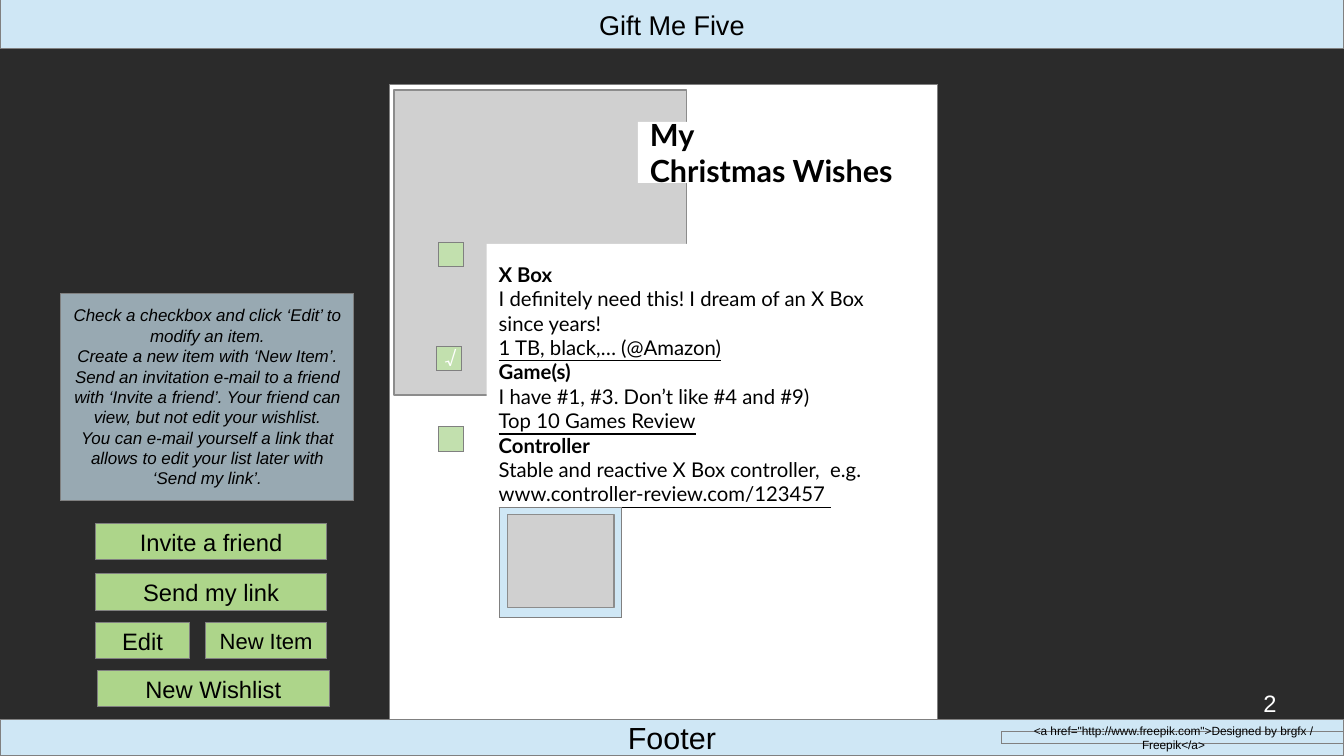
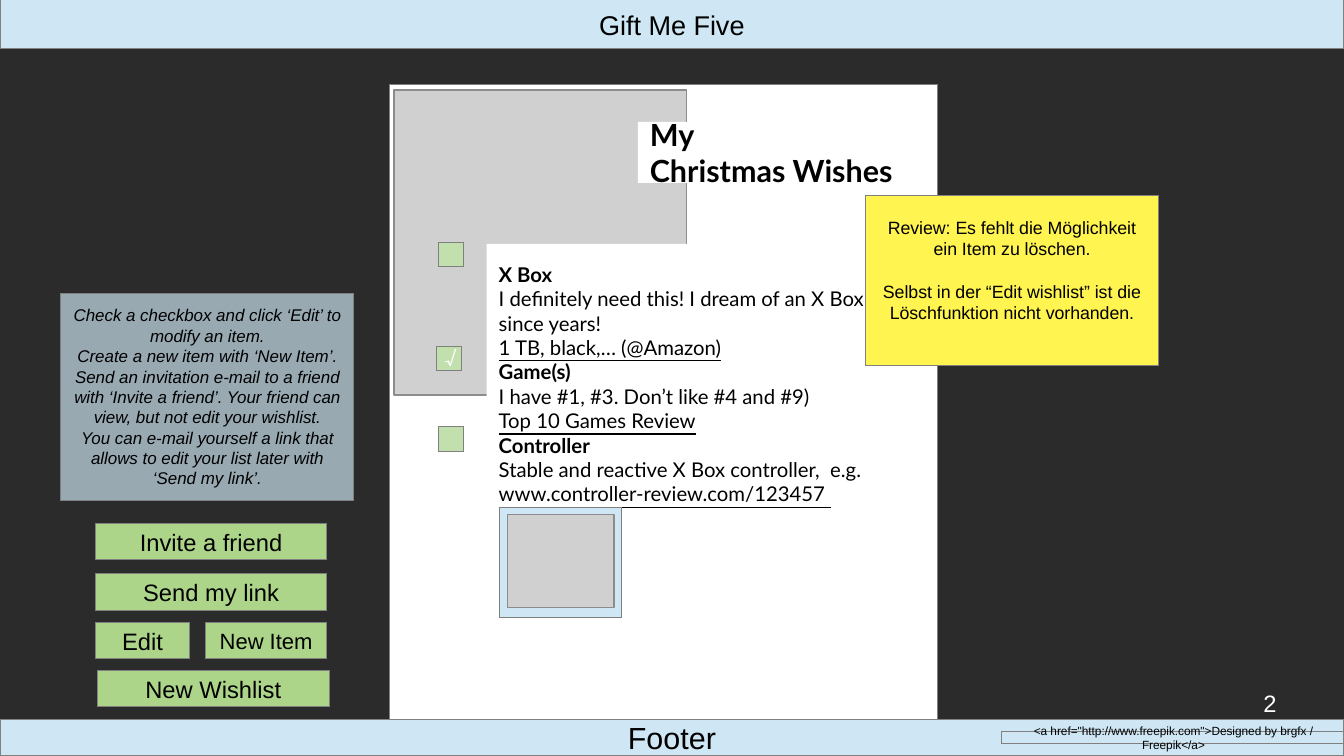
Before and after one commit to WCS-Java-Training-Bonn-2019/gift-me-five, a slide deck: slide 2 of files/mock_up.odp. Drawn at 1344x756 pixels with LibreOffice and Linux fonts; fonts in the diff are those of the drawing; grey boxes stand for pictures; background and template pictures are left out; a plain dark background stands for a picture behind light text. Boxes give left, top, right and bottom in pixels: in the first picture for what was removed or moved away, otherwise in the second. Text is boxed around its words. In the diff, an @@ line names an element or a change of style, - is before the commit and + after.

Commit message:
reviewMockUp

```diff
--- a/files/mock_up.odp
+++ b/files/mock_up.odp
@@ rectangle added at (866, 195, 1159, 366), fill #FFF450, outline #808080 0 pt, 10.5 pt, text #000000 @@
+Review: Es fehlt die Möglichkeit ein Item zu löschen.
+Selbst in der “Edit wishlist” ist die Löschfunktion nicht vorhanden.
@@ rectangle "X Box I definitely need ...": place and size @@
-rectangle "X Box I definitely need ..." at (499, 267, 864, 502)
+rectangle "X Box I definitely need ..." at (487, 244, 889, 610)
```
Also in this commit, not shown: 3 other slides changed.
